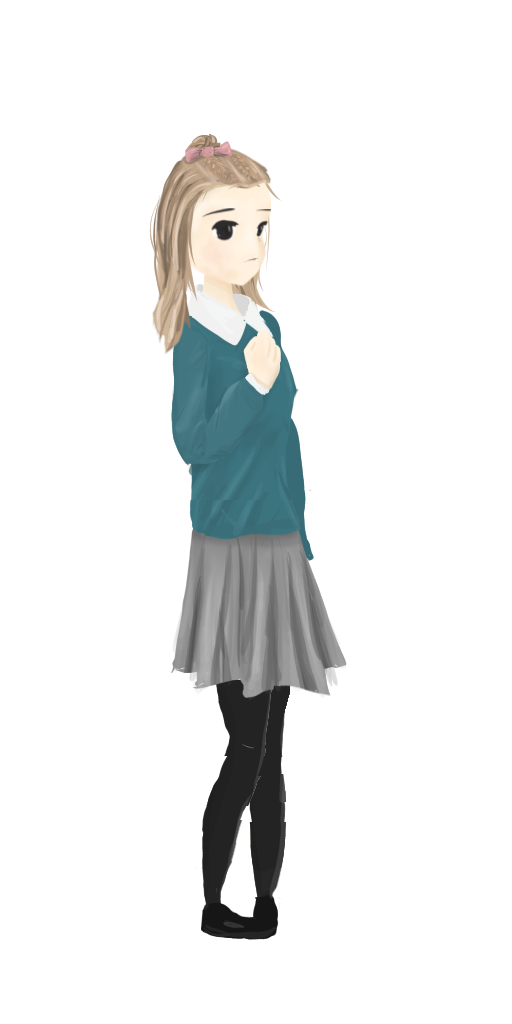
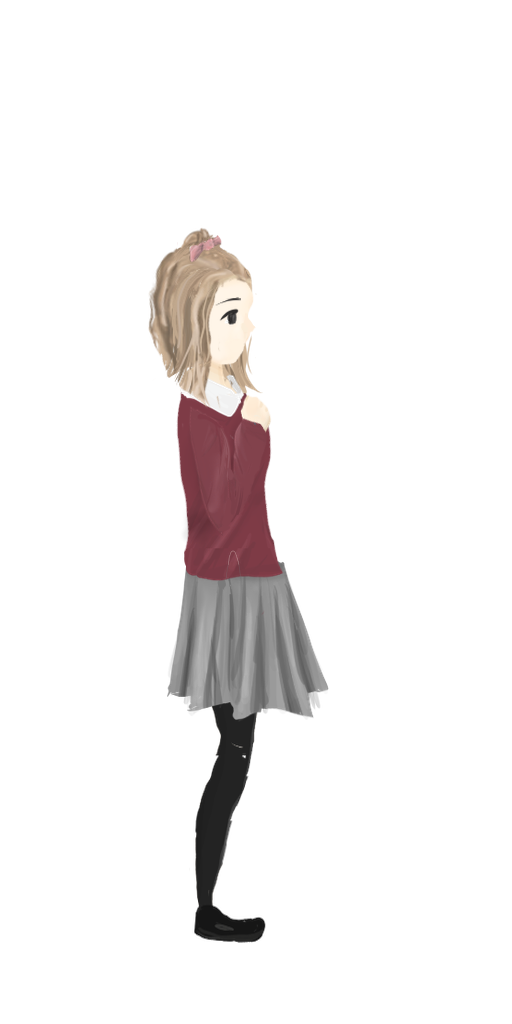
Revision of a layered 512x1024 image; what changed, layer by layer:
renamed "arm_left" to "hair", moved it above "hair_group", painted on it over (148, 192, 341, 646)
moved "ribbon" (1st of 2, in "Group 1" › "hair_group") into group "hair_group" over (148, 134, 282, 313)
painted on "ribbon" (2nd of 2, in "Group 1" › "hair_group" › "ribbon") over (148, 134, 282, 313)
painted on "shadow" (1st of 2, in "Group 1" › "hair_group" › "ribbon") over (148, 134, 246, 313)
moved "hairBall" into group "hair_group", painted on it over (149, 134, 282, 250)
moved "hair_front" into group "hair_group", painted on it over (148, 134, 312, 498)
moved "hair_fornt_a" into group "hair_group", painted on it over (148, 145, 300, 430)
renamed "leg_left" to "arm_right", moved it above "arm_right_group", painted on it over (148, 134, 347, 943)
renamed "arm_right" to "arm_right_group", hid the group it (3 layers) over (148, 196, 347, 679)
painted on "arm_right" (2nd of 2, in "Group 1" › "arm_right_group"), masked it over (148, 196, 347, 679)
painted on "shadow" (2nd of 2, in "Group 1" › "arm_right_group") over (148, 328, 312, 549)
painted on "eye" over (148, 148, 296, 386)
painted on "head" over (148, 134, 305, 489)
painted on "collar" over (148, 196, 304, 481)
painted on "shirt", masked it over (148, 264, 347, 677)
painted on "skirt" over (167, 512, 347, 768)
painted on "leg_right" over (167, 450, 347, 943)
painted on "neck" over (191, 207, 312, 492)
painted on "hair_back" over (148, 138, 305, 487)
